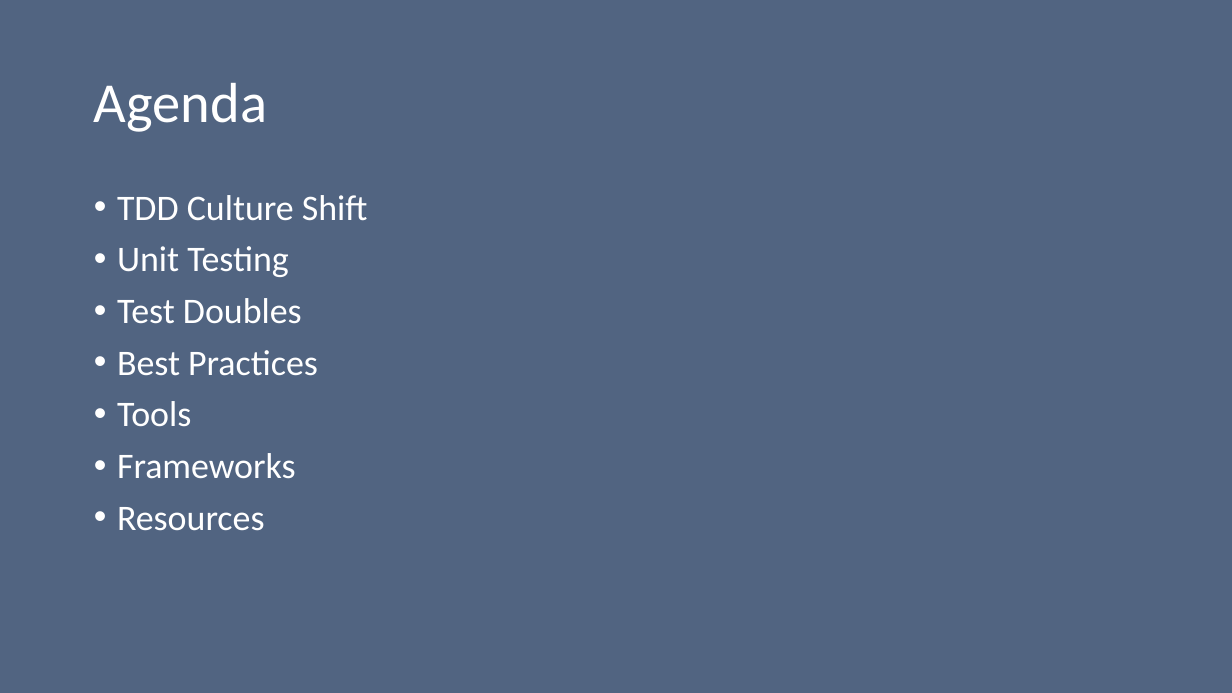
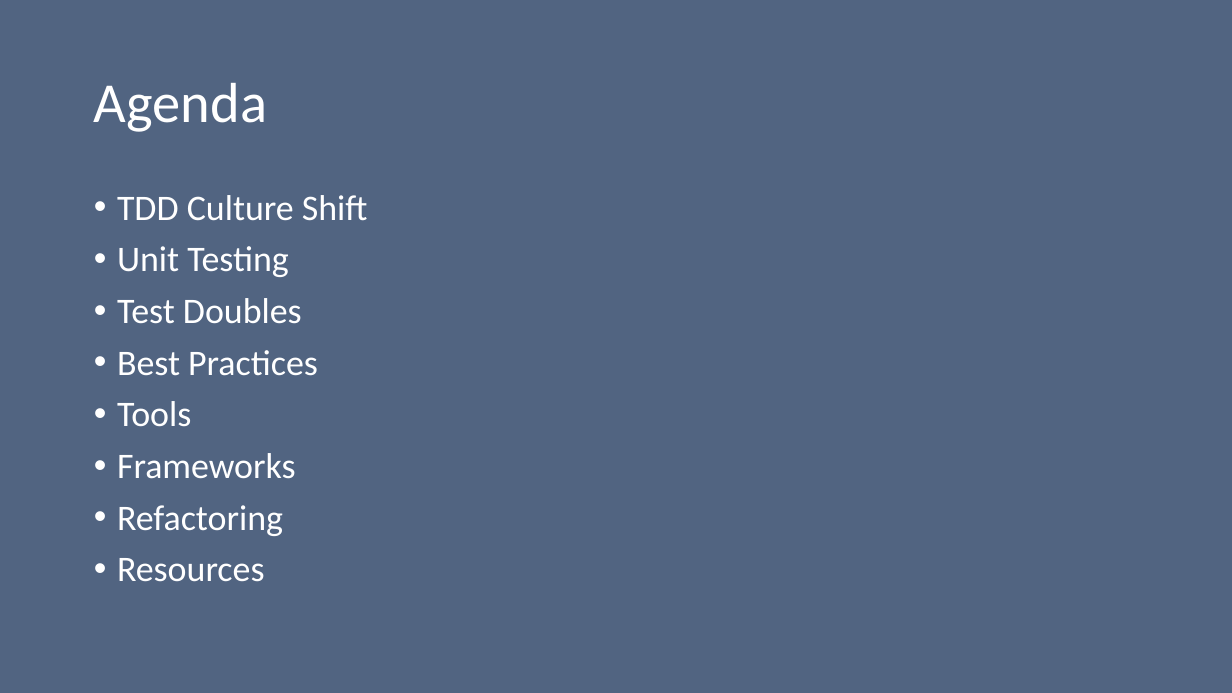
Before and after one commit to Onemanwolf/Refactoring_static_class, a slide deck: slide 2 of slides/UnitTesting.pptx. Drawn at 1232x693 pixels with LibreOffice and Linux fonts; fonts in the diff are those of the drawing. Boxes give left, top, right and bottom in pixels: in the first picture for what was removed or moved away, otherwise in the second. Text is boxed around its words. In the diff, an @@ line names an element or a change of style, - is before the commit and + after.

```diff
--- a/slides/UnitTesting.pptx
+++ b/slides/UnitTesting.pptx
@@ text at box(117, 505, 283, 536): paragraph added @@
+• Refactoring
```
Also in this commit, not shown: 8 other slides changed, 14 other files.
